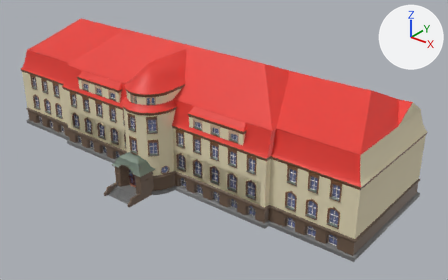
The Blender file Orientierung/Assets/Blenderdateien/A1 - Gutenbergbau/Gutenbergbau.blend, before and after one commit.
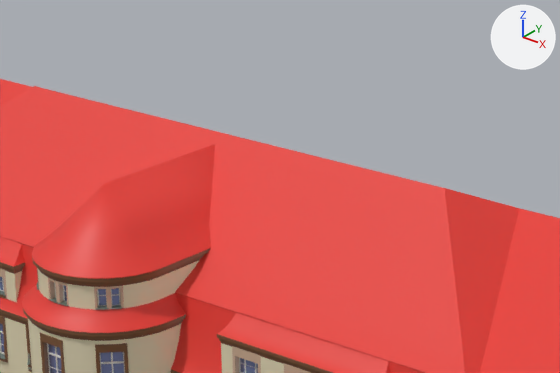
Each version is shown whole from a camera (50 mm lens) standing at (63.5, -61.6, 49.7) and looking at (6.9, 9.1, 5.9), then close up on the part from 25% to 68% of the width and 0% to 45% of the height. Every picture has the same lights, and +X, +Y and +Z are marked at upper right.

In view in the first close-up: 'Fenster, 2.Stock', 'Fenster, 3.Stock', 'Fenster, 3.Stock.001', 'Hauptgebäude', 'Turm'.
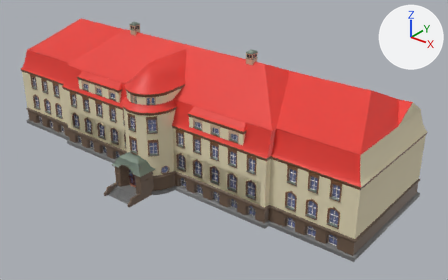
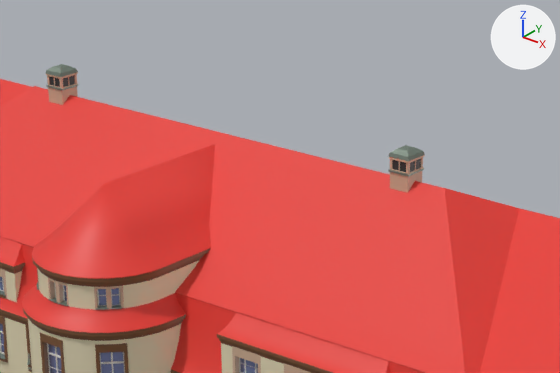
Where the change shows, as pixel boxes (x1, y1, x2, y2) in the close-ups (560 x 373 px):
'Cube', added: after (46, 64, 425, 193)
    faces in mat_fensterumrandung_heller (beige #cfae93): (46, 72, 424, 193)
    faces in mat_blechgrau (grey #879689): (46, 64, 425, 176)
    faces in mat_gitter (black #353535): (49, 75, 421, 172)

The change, as a diff of the scene's bpy script:
```diff
--- a/Orientierung/Assets/Blenderdateien/A1 - Gutenbergbau/Gutenbergbau.blend.py
+++ b/Orientierung/Assets/Blenderdateien/A1 - Gutenbergbau/Gutenbergbau.blend.py
@@ mat_gitter @@
+mat_gitter = principled_material('Gitter')
+mat_gitter.base_color = (0.0359, 0.0359, 0.0359)  # black #353535
@@ me_cube_007 @@
+me_cube_007.from_pydata(...)  # 248 vertices, 230 faces; spans x -0.9..0.9, y -0.9..0.9, z -1.1..2.19
+# faces by material slot: [132, 90, 8]
+me_cube_007.materials.append(mat_fensterumrandung_heller)  # beige #cfae93
+me_cube_007.materials.append(mat_blechgrau)  # grey #879689
+me_cube_007.materials.append(mat_gitter)  # black #353535
@@ ob_cube @@
+ob_cube = bpy.data.objects.new('Cube', me_cube_007)
+ob_cube.location = (12.18, 9.0, 20.42)
+ob_cube.scale = (0.694, 0.753, 0.753)
+_m = ob_cube.modifiers.new('Mirror', 'MIRROR')
+_m.mirror_object = ob_spielgelobjektgebäude
```
